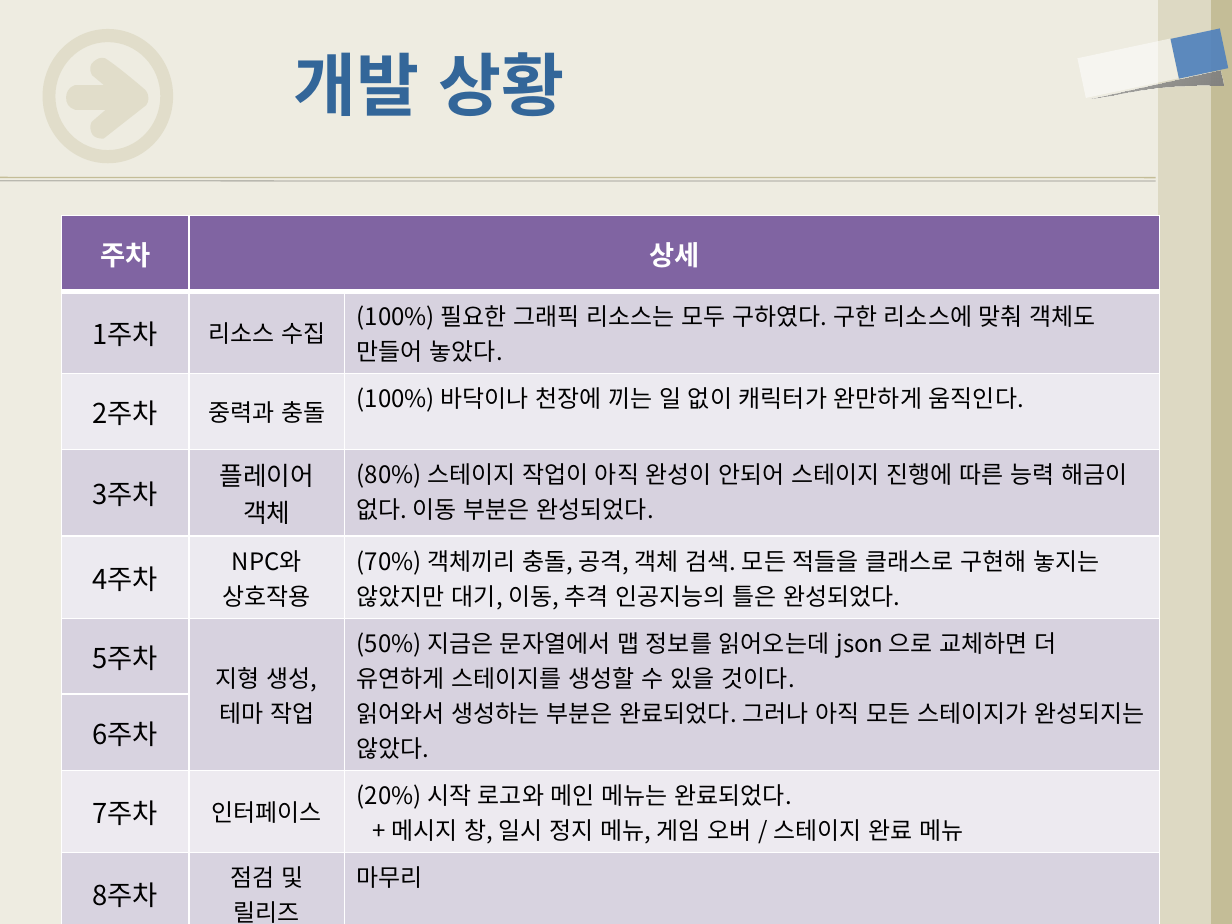
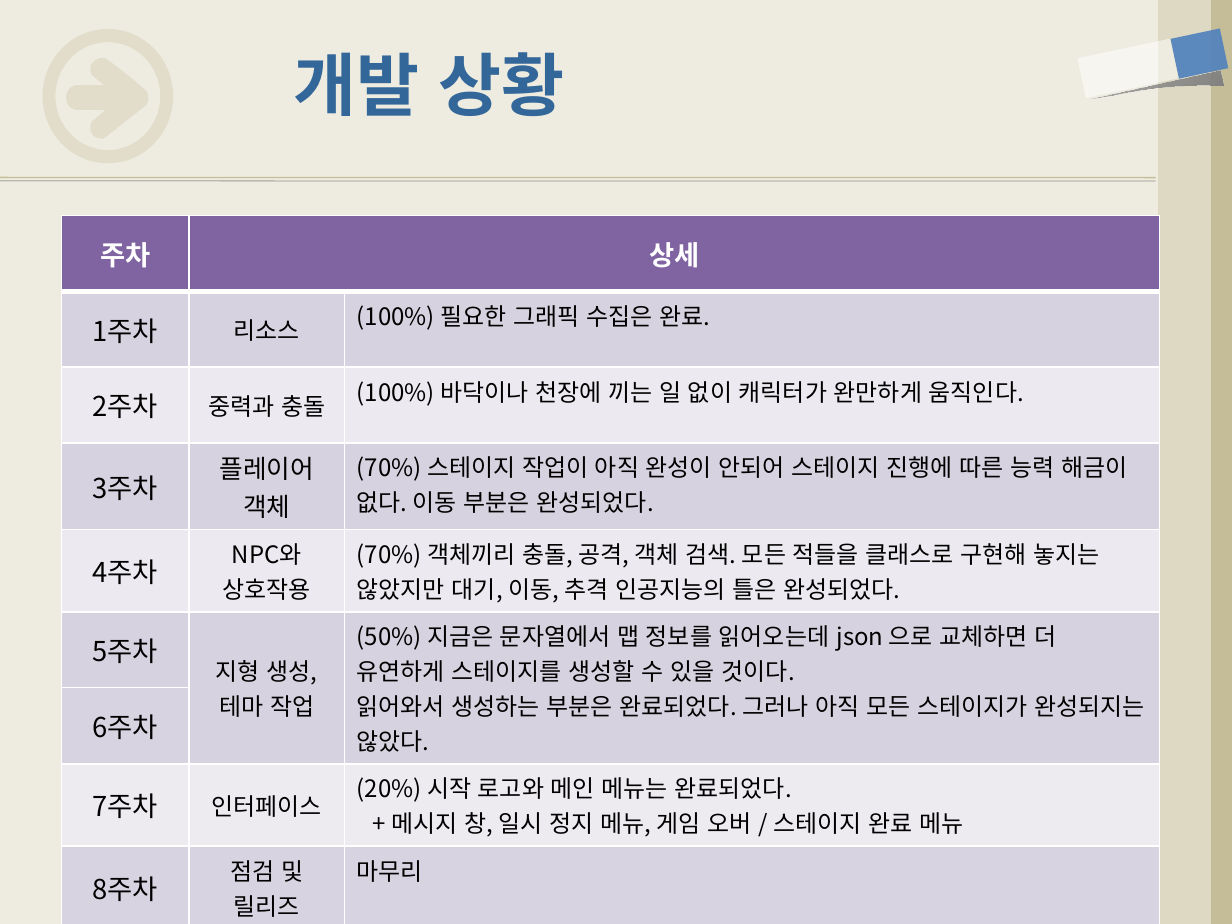
Before and after one commit to iconstudio/2017-Platformer, a slide deck: slide 4 of slides/2016180042_진윤성_2DGP_2차발표.pptx. Drawn at 1232x924 pixels with LibreOffice and Linux fonts; fonts in the diff are those of the drawing. Boxes give left, top, right and bottom in pixels: in the first picture for what was removed or moved away, otherwise in the second. Text is boxed around its words. In the diff, an @@ line names an element or a change of style, - is before the commit and + after.

```diff
--- a/slides/2016180042_진윤성_2DGP_2차발표.pptx
+++ b/slides/2016180042_진윤성_2DGP_2차발표.pptx
@@ table at [62,216,1161,921] @@
-row 2, column 2: 리소스 수집
+row 2, column 2: 리소스
-row 2, column 3: (100%) 필요한 그래픽 리소스는 모두 구하였다. 구한 리소스에 맞춰 객체도 만들어 놓았다.
+row 2, column 3: (100%) 필요한 그래픽 수집은 완료.
-row 4, column 3: (80%) 스테이지 작업이 아직 완성이 안되어 스테이지 진행에 따른 능력 해금이 없다. 이동 부분은 완성되었다.
+row 4, column 3: (70%) 스테이지 작업이 아직 완성이 안되어 스테이지 진행에 따른 능력 해금이 없다. 이동 부분은 완성되었다.
```
Also in this commit, not shown: 1 other slide changed, 4 other files.
